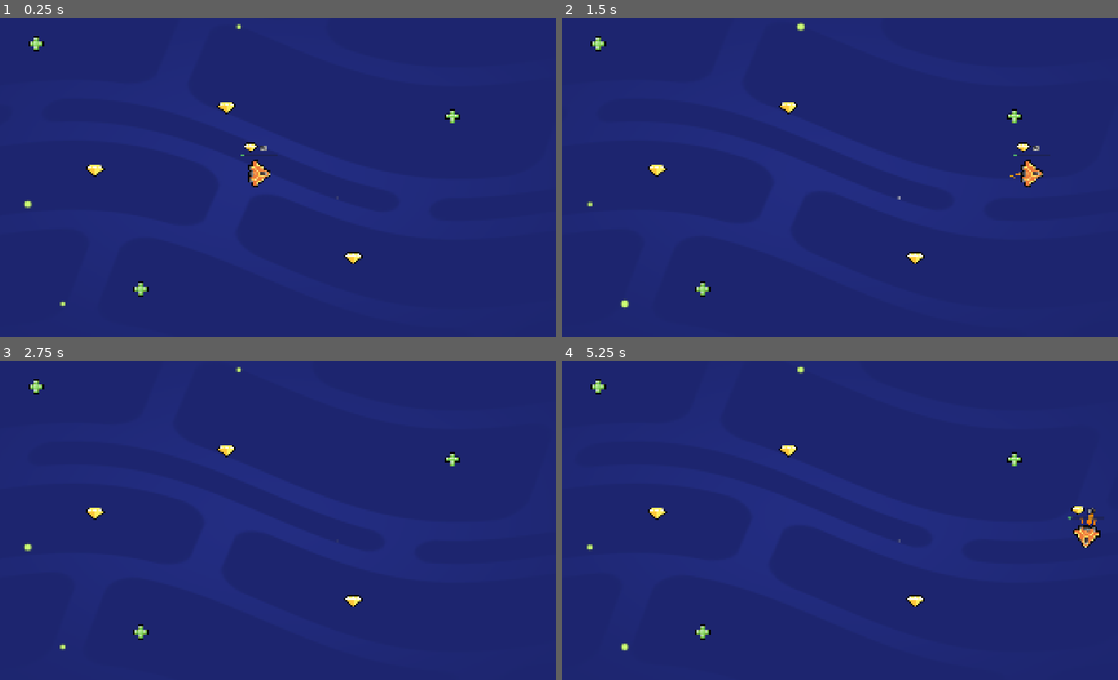
Above: before the commit, frames 1-4 (two rows, left to right).
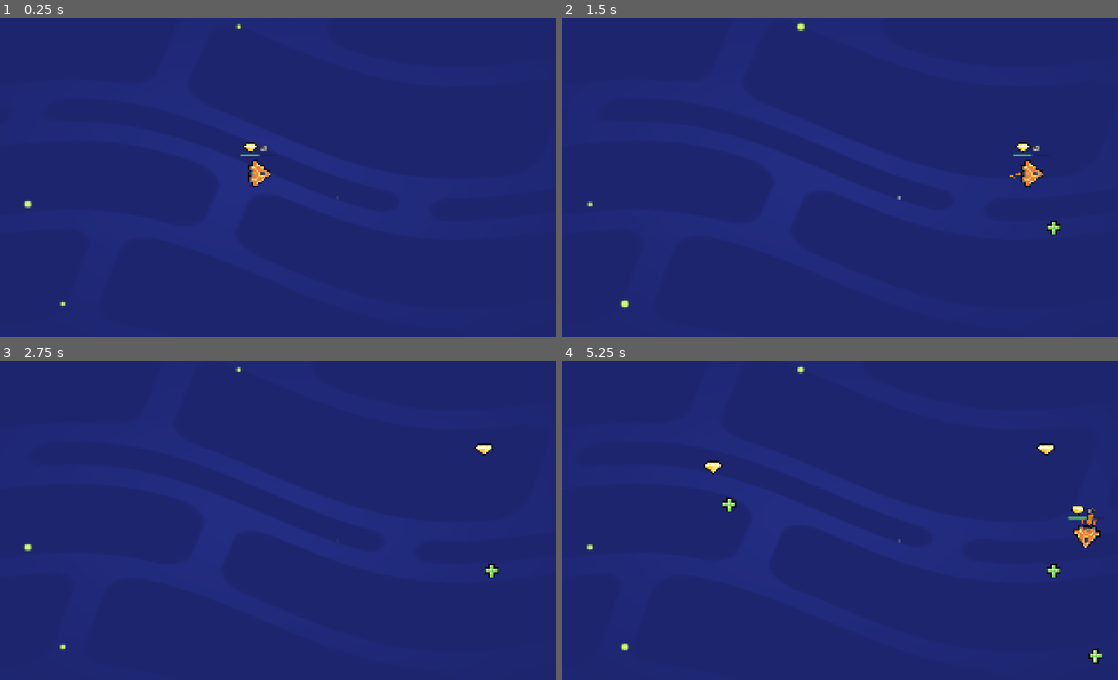
Above: after the commit, the same moments.

Repository: Fluffybihno/M5-Loot-It-All
Game: Godot game, scene res://lessons/space_level.tscn
Same seed, same stepped clock (60 frames per second), same inputs: the game is played once before the commit and once after it.
Inputs (mouse positions are in pixels of both pictures, inside the frame that each line leads up to):
- Up to frame 1 (0.25 s): no input
- Up to frame 2 (1.5 s): tap Enter at 0.5 s; move the mouse to (956, 158) at 0.52 s; hold D (move_right) 0.53-1.25 s; tap Z at 0.6 s; click (956, 158) at 0.67 s; tap Space at 0.77 s; drag from (712, 190) to (973, 174) at 1.27 s
- Up to frame 3 (2.75 s): move the mouse to (322, 443) at 2.02 s; hold D (move_right) from 2.03 s (still down); tap Z at 2.1 s
- Up to frame 4 (5.25 s): release D (move_right) at 2.75 s; tap Space at 2.75, 3.77, 4.25 s; drag from (795, 581) to (1012, 459) at 2.77 s; tap Enter at 3.5 s; move the mouse to (1001, 565) at 3.52 s; hold A (move_left) 3.53-4.25 s; tap Z at 3.6, 5.1 s; drag from (650, 466) to (701, 632) at 4.27 s; move the mouse to (856, 517) at 5.02 s; hold S (move_down) from 5.03 s (still down); click (856, 517) at 5.17 s

The runs differ from the first frame. In frame 1, 0.5% of the frame differs, in the area x 5-83%, y 5-88%; in frame 2, 0.6%; in frame 3, 0.7%; in frame 4, 1.0%, in the area x 5-98%, y 5-95%.

Commit message:
mid lesson 7

Diff:
--- a/lessons/item.gd
+++ b/lessons/item.gd
@@ -1,7 +1,8 @@
 extends Area2D
-var health := 10
+
 func _ready() -> void:
-	area_entered.connect(_on_area_entered)
+	pass
+	#area_entered.connect(_on_area_entered)
 
 func _on_area_entered(area_that_entered: Area2D) -> void:
 	queue_free()
--- /dev/null
+++ b/lessons/random_item_placer.gd
@@ -0,0 +1,18 @@
+extends Node2D
+var item_scenes := [
+	preload("gem.tscn"),
+	preload("health_pack.tscn")]
+
+
+func _ready() -> void:
+	get_node("Timer").timeout.connect(_on_timer_timeout)
+
+func _on_timer_timeout() -> void:
+	var random_item_scene: PackedScene = item_scenes.pick_random()
+	var item_instance := random_item_scene.instantiate()
+	add_child(item_instance)
+	var viewport_size := get_viewport_rect().size
+	var random_position := Vector2(0.0,0.0)
+	random_position.x = randf_range(0.0, viewport_size.x)
+	random_position.y = randf_range(0.0, viewport_size.y)
+	item_instance.position = random_position
--- /dev/null
+++ b/lessons/random_item_placer.tscn
@@ -0,0 +1,9 @@
+[gd_scene load_steps=2 format=3 uid="uid://b1yl6aosq3kty"]
+
+[ext_resource type="Script" uid="uid://bcp1vqduh2a7l" path="res://lessons/random_item_placer.gd" id="1_udp8l"]
+
+[node name="RandomItemPlacer" type="Node2D"]
+script = ExtResource("1_udp8l")
+
+[node name="Timer" type="Timer" parent="."]
+autostart = true
--- a/lessons/ship.gd
+++ b/lessons/ship.gd
@@ -1,5 +1,4 @@
 extends Area2D
-
 
 var max_speed := 1200.0
 var velocity := Vector2(0, 0)
@@ -31,9 +30,6 @@
 	gem_count = new_gem_count
 	get_node("UI/GemCount").text = "x" + str(gem_count)
 
-func _ready() -> void:
-	area_entered.connect(_on_area_entered)
-	set_health(health)
 
 func _on_area_entered(area_that_entered: Area2D) -> void:
 	if area_that_entered.is_in_group("gem"):
--- a/lessons/ship.tscn
+++ b/lessons/ship.tscn
@@ -22,7 +22,6 @@
 outline_color = Color(0, 0, 0, 1)
 
 [node name="Ship" type="Area2D"]
-position = Vector2(1125, 498)
 script = ExtResource("4_p1sls")
 
 [node name="Sprite2D" type="Sprite2D" parent="."]
@@ -57,12 +56,13 @@
 offset_right = 60.0
 offset_bottom = -57.0
 theme_override_styles/fill = SubResource("StyleBoxFlat_5xifn")
+value = 50.0
 show_percentage = false
 metadata/_edit_use_anchors_ = true
 
 [node name="Sprite2D" type="Sprite2D" parent="UI"]
-position = Vector2(-28, -86)
-scale = Vector2(0.75, 0.75)
+position = Vector2(-28.875015, -86)
+scale = Vector2(0.7782263, 0.75)
 texture = ExtResource("5_h3paj")
 
 [node name="GemCount" type="Label" parent="UI"]
--- a/lessons/space_level.tscn
+++ b/lessons/space_level.tscn
@@ -1,9 +1,8 @@
-[gd_scene load_steps=5 format=3 uid="uid://btkjymc78ap8d"]
+[gd_scene load_steps=4 format=3 uid="uid://btkjymc78ap8d"]
 
 [ext_resource type="PackedScene" uid="uid://dmv50krf4bo5r" path="res://lessons/ship.tscn" id="2_2j1u5"]
 [ext_resource type="PackedScene" uid="uid://bxfevggvxo634" path="res://assets/background/space_background.tscn" id="3_e6xy1"]
-[ext_resource type="PackedScene" uid="uid://dy5y3hr4yh2ky" path="res://health_pack.tscn" id="3_etm7e"]
-[ext_resource type="PackedScene" uid="uid://djdg6fagrspd0" path="res://gem.tscn" id="4_4rc43"]
+[ext_resource type="PackedScene" uid="uid://b1yl6aosq3kty" path="res://lessons/random_item_placer.tscn" id="3_etm7e"]
 
 [node name="Level" type="Node2D"]
 
@@ -12,20 +11,4 @@
 
 [node name="SpaceBackground" parent="." instance=ExtResource("3_e6xy1")]
 
-[node name="HealthPack" parent="." instance=ExtResource("3_etm7e")]
-position = Vector2(204, 112)
-
-[node name="HealthPack2" parent="." instance=ExtResource("3_etm7e")]
-position = Vector2(1578, 352)
-
-[node name="HealthPack3" parent="." instance=ExtResource("3_etm7e")]
-position = Vector2(549, 922)
-
-[node name="Gem" parent="." instance=ExtResource("4_4rc43")]
-position = Vector2(398, 530)
-
-[node name="Gem2" parent="." instance=ExtResource("4_4rc43")]
-position = Vector2(832, 323)
-
-[node name="Gem3" parent="." instance=ExtResource("4_4rc43")]
-position = Vector2(1251, 820)
+[node name="RandomItemPlacer" parent="." instance=ExtResource("3_etm7e")]
Renamed: gem.tscn -> lessons/gem.tscn
Renamed: health_pack.tscn -> lessons/health_pack.tscn
